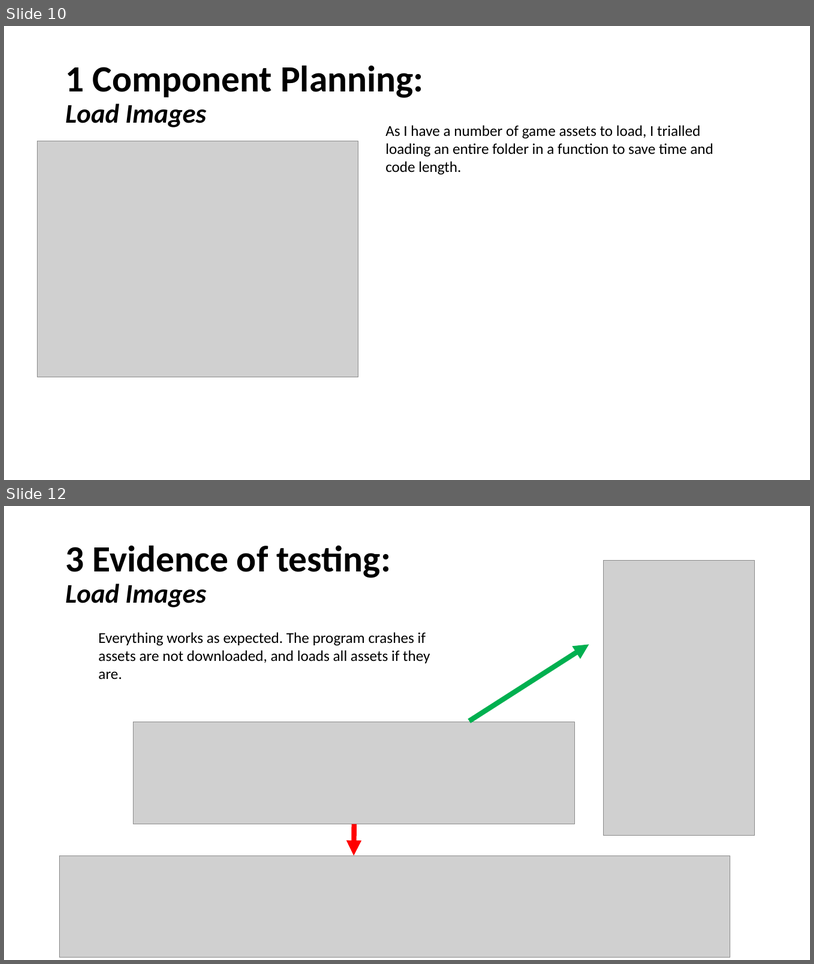
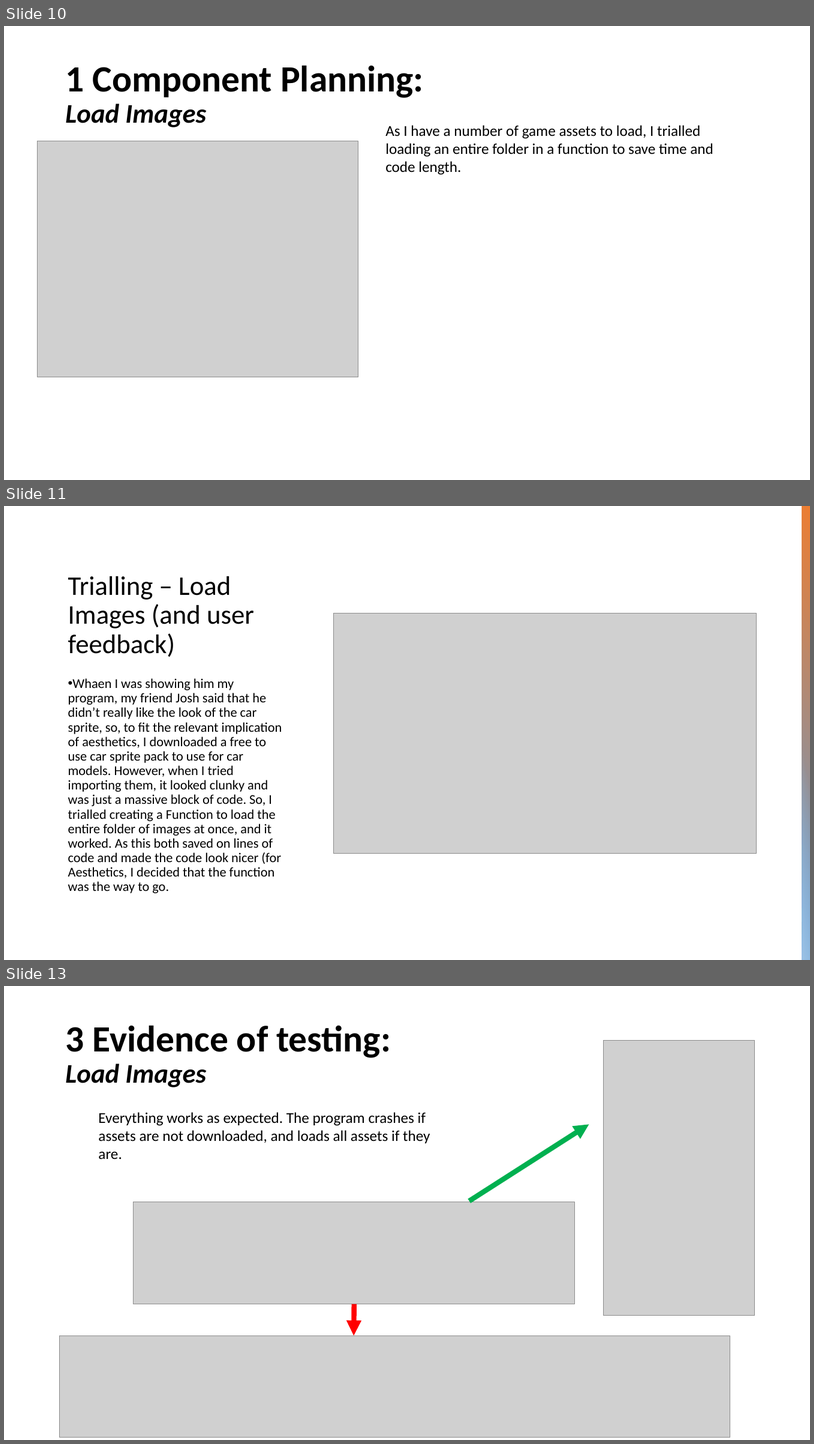
Before and after one commit to Samuel-Burgess/CS-Assesment-Programming, a slide deck: Documentation/3.7 and 3.8 Documentation Samuel Burgess.pptx. Shown one above the other, each under a label of ours: slides 10 and 12 before the commit, slides 10, 11 and 13 after it; the slides between them are not shown. The pictures are 814x964 and 814x1444 pixels, drawn with LibreOffice and Linux fonts; fonts in the diff are those of the drawing; grey boxes stand for pictures. Boxes give left, top, right and bottom in pixels: in the first picture for what was removed or moved away, otherwise in the second. Text is boxed around its words. In the diff, an @@ line names an element or a change of style, - is before the commit and + after.

```diff
--- a/Documentation/3.7 and 3.8 Documentation Samuel Burgess.pptx
+++ b/Documentation/3.7 and 3.8 Documentation Samuel Burgess.pptx
@@ slide 11 added at box(4, 506, 810, 960), background #FFFFFF @@
@@ rectangle added at box(803, 506, 810, 960), fill gradient #ED7D31 to #5B9BD5 @@
@@ title added at box(68, 576, 254, 657), 32 pt, text #000000 @@
+Trialling – Load Images (and user feedback)
@@ picture added at box(333, 613, 756, 853) @@
@@ text added at box(68, 678, 282, 893), 16 pt, text #000000 @@
+• Whaen I was showing him my program, my friend Josh said that he didn’t really like the look of the car sprite, so, to fit the relevant implication of aesthetics, I downloaded a free to use car sprite pack to use for car models. However, when I tried importing them, it looked clunky and was just a massive block of code. So, I trialled creating a Function to load the entire folder of images at once, and it worked. As this both saved on lines of code and made the code look nicer (for Aesthetics, I decided that the function was the way to go.
@@ rectangle added at box(803, 739, 810, 960), fill gradient #9DC3E6 @@
@@ what was slide 12 is now slide 13 @@
```
Also in this commit, not shown: 5 slides changed, 7 other slides added, 1 slide removed, 6 other files.
